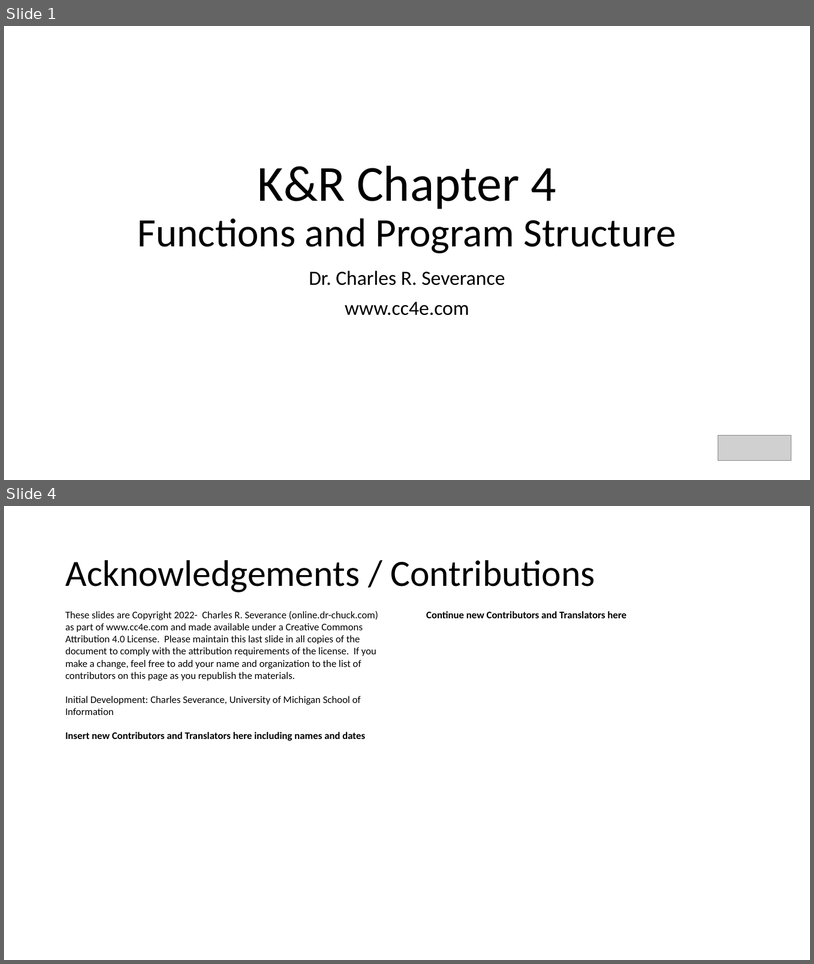
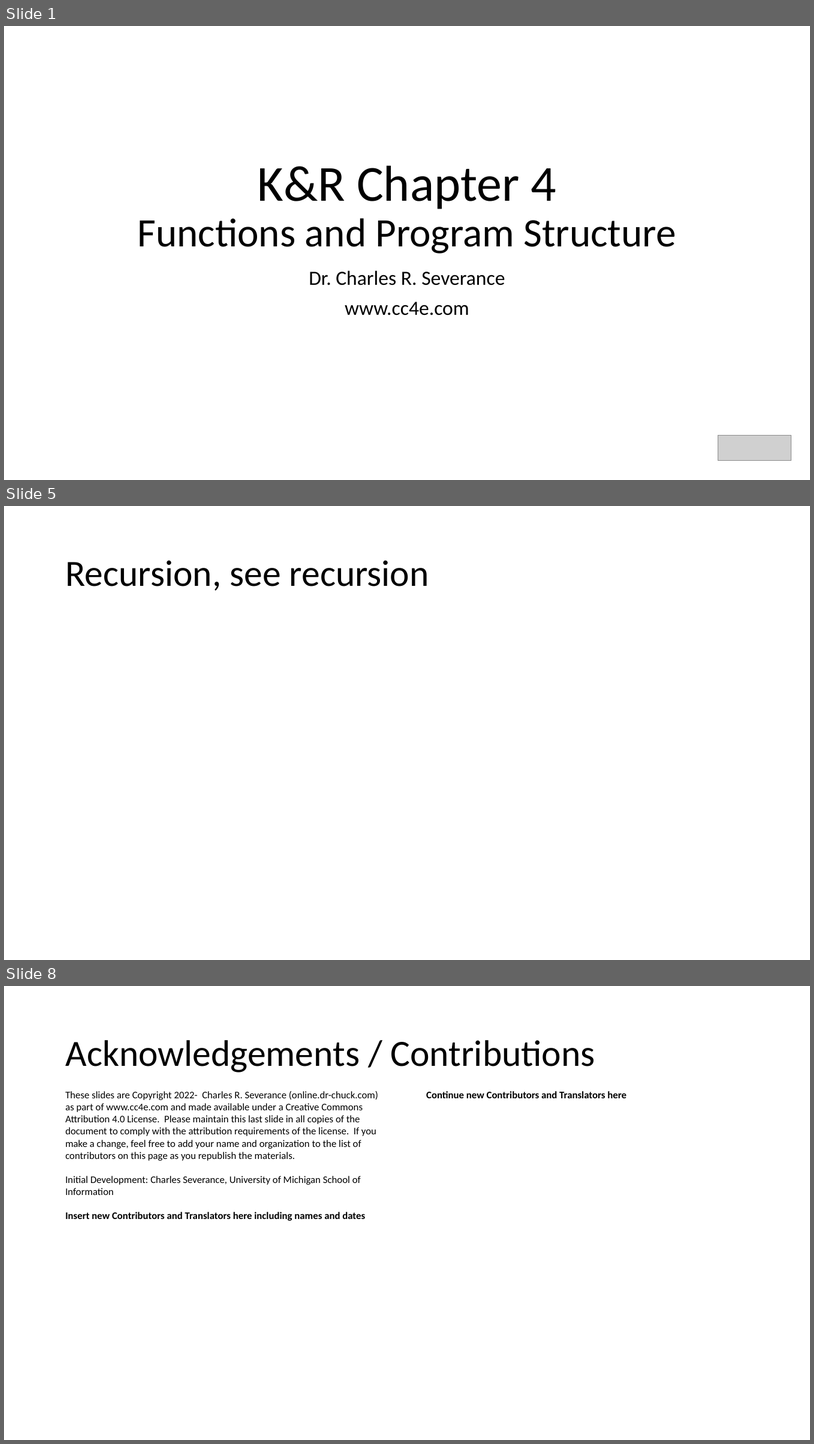
Before and after one commit to csev/cc4e, a slide deck: lectures/KR-4.pptx. Shown one above the other, each under a label of ours: slides 1 and 4 before the commit, slides 1, 5 and 8 after it; the slides between them are not shown. The pictures are 814x964 and 814x1444 pixels, drawn with LibreOffice and Linux fonts; fonts in the diff are those of the drawing; grey boxes stand for pictures. Boxes give left, top, right and bottom in pixels: in the first picture for what was removed or moved away, otherwise in the second. Text is boxed around its words. In the diff, an @@ line names an element or a change of style, - is before the commit and + after.

```diff
--- a/lectures/KR-4.pptx
+++ b/lectures/KR-4.pptx
@@ slide 5 added at box(4, 506, 810, 960), background #FFFFFF @@
@@ title added at box(65, 560, 429, 591), 44 pt, text #000000 @@
+Recursion, see recursion
@@ what was slide 4 is now slide 8 @@
```
Also in this commit, not shown: 1 slide changed, 4 other slides added, 1 slide removed, 5 other files.
